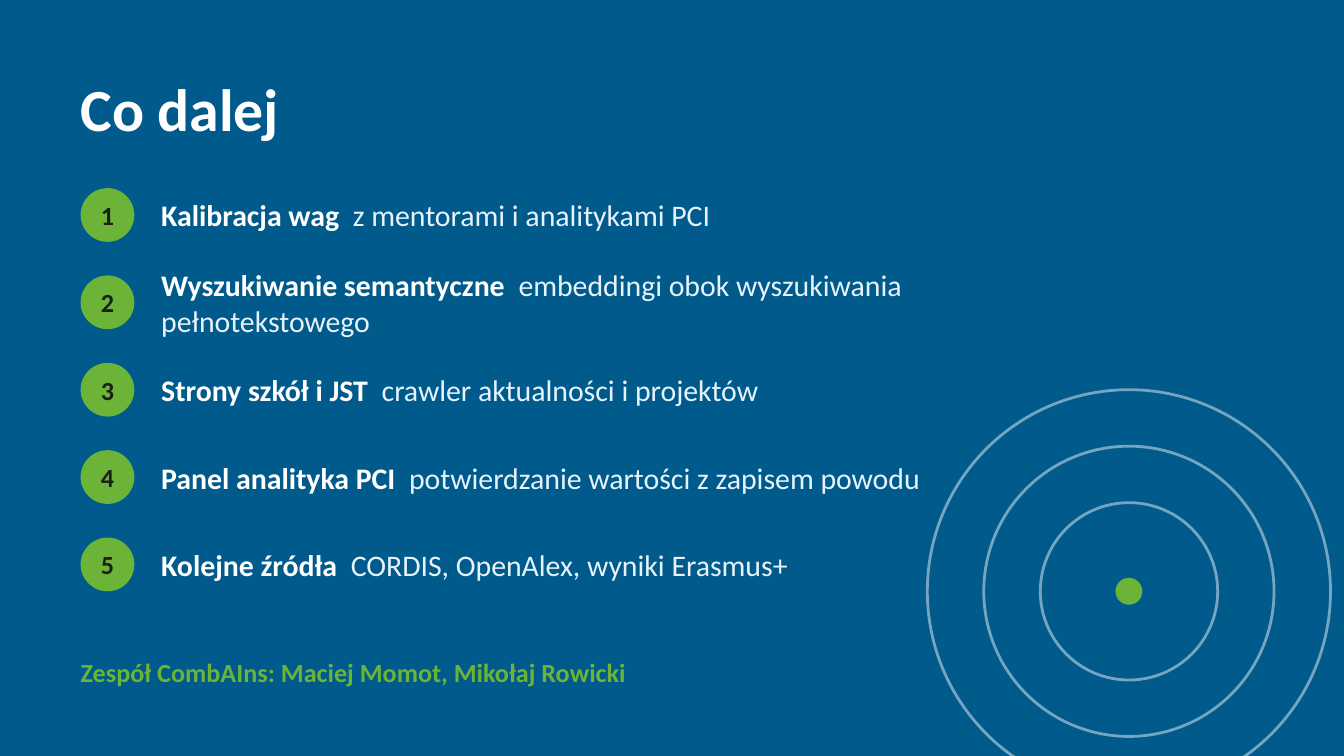
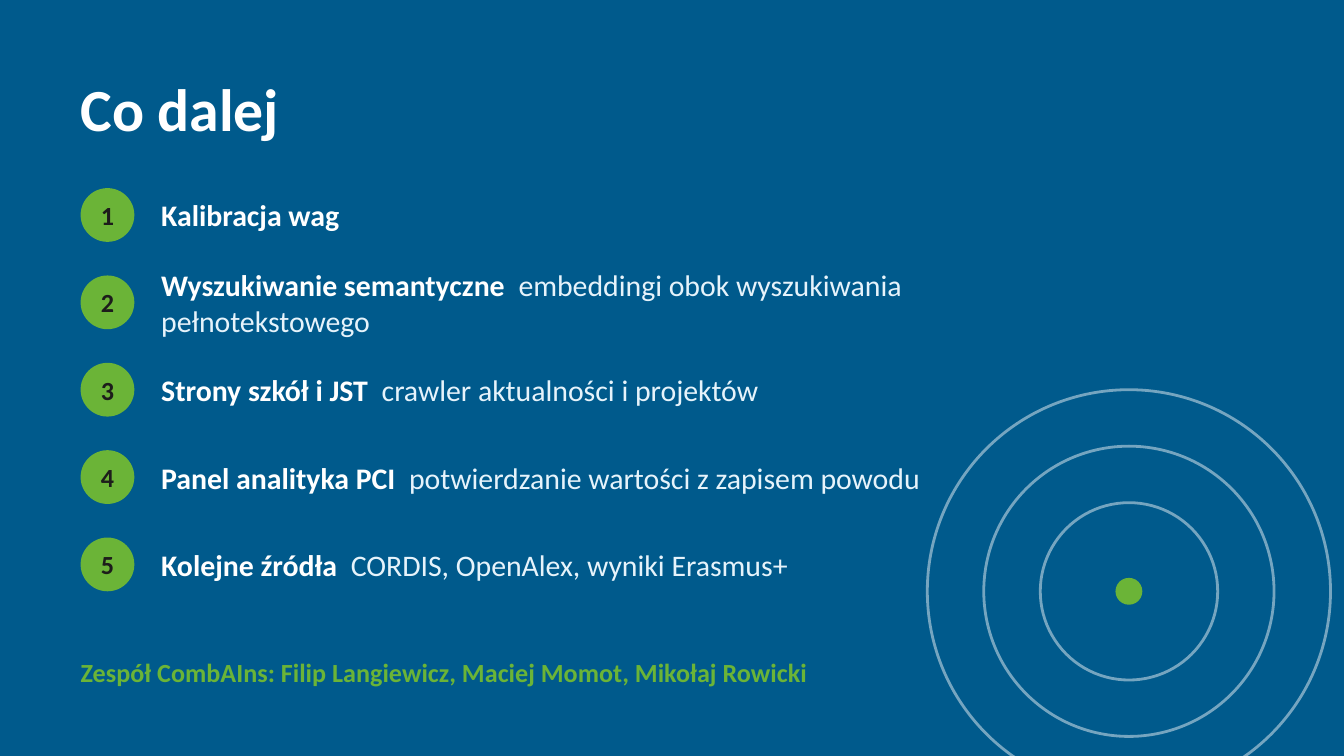
Before and after one commit to FilipLangiewicz/InnovationHub, a slide deck: slide 10 of docs/presentation/Radar_innowacji.pptx. Drawn at 1344x756 pixels with LibreOffice and Linux fonts; fonts in the diff are those of the drawing. Boxes give left, top, right and bottom in pixels: in the first picture for what was removed or moved away, otherwise in the second. Text is boxed around its words. In the diff, an @@ line names an element or a change of style, - is before the commit and + after.

Commit message:
Update the presentation and add the phone version (#57)
Remove the calibration with the mentors of PCI and the button text from the slides,
add Filip Langiewicz to the team and a point about the phone version.
Add a screenshot of the pages at a phone width.

```diff
--- a/docs/presentation/Radar_innowacji.pptx
+++ b/docs/presentation/Radar_innowacji.pptx
@@ text at (x1=161, y1=205, x2=339, y2=231): text changed; text colour #E6F3FB to #FFFFFF; bold on @@
-Kalibracja wag z mentorami i analitykami PCI
+Kalibracja wag
@@ text at (x1=81, y1=664, x2=807, y2=687): text changed @@
-Zespół CombAIns: Maciej Momot, Mikołaj Rowicki
+Zespół CombAIns: Filip Langiewicz, Maciej Momot, Mikołaj Rowicki
```
Also in this commit, not shown: 2 other slides changed, 5 other files.
